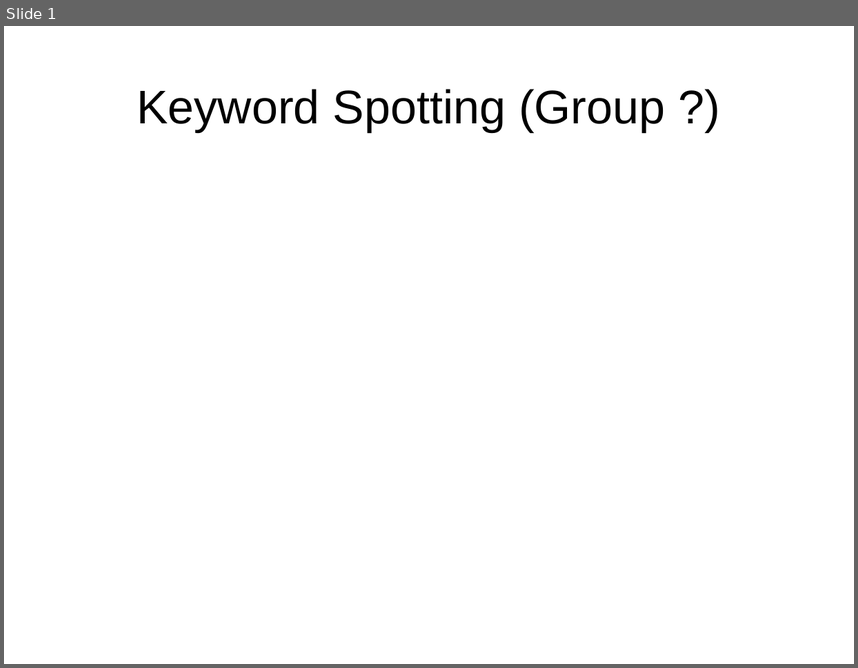
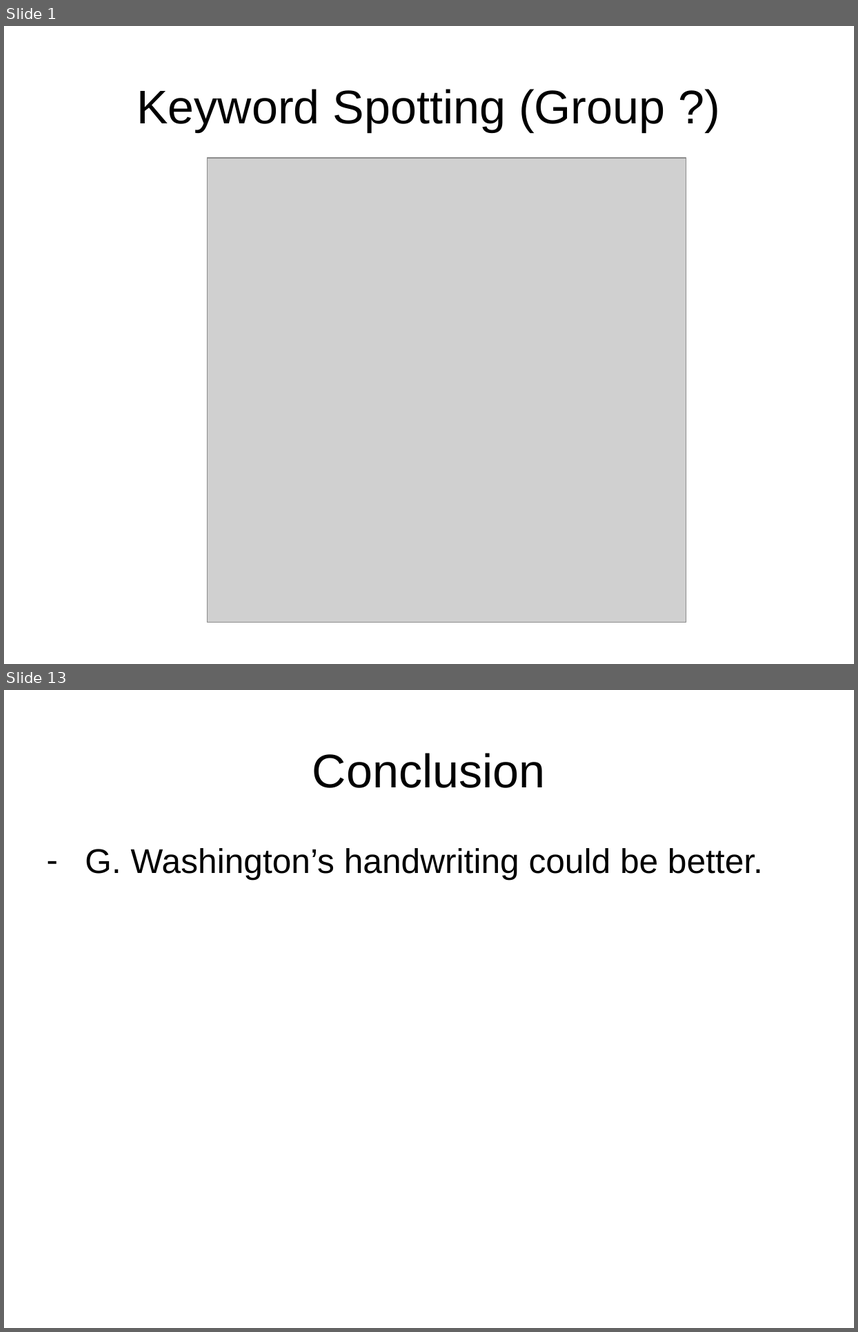
Before and after one commit to lukaszbinden/jmcs-pattern-recognition, a slide deck: Exercice_3/presentation.pptx. Shown one above the other, each under a label of ours: slide 1 before the commit, slides 1 and 13 after it; the slides between them are not shown. The pictures are 858x668 and 858x1332 pixels, drawn with LibreOffice and Linux fonts; fonts in the diff are those of the drawing; grey boxes stand for pictures. Boxes give left, top, right and bottom in pixels: in the first picture for what was removed or moved away, otherwise in the second. Text is boxed around its words. In the diff, an @@ line names an element or a change of style, - is before the commit and + after.

```diff
--- a/Exercice_3/presentation.pptx
+++ b/Exercice_3/presentation.pptx
@@ slide 13 added at bbox=[4, 690, 854, 1328], background #FFFFFF @@
@@ title added at bbox=[312, 753, 546, 788], 44 pt, text #000000 @@
+Conclusion
@@ text added at bbox=[85, 848, 763, 880], 32 pt, text #000000 @@
+– G. Washington’s handwriting could be better.
@@ slide 1 changed as well @@
@@ picture added at bbox=[208, 158, 686, 622] @@
```
Also in this commit, not shown: 1 other slide changed, 10 other slides added, 5 slides removed.
